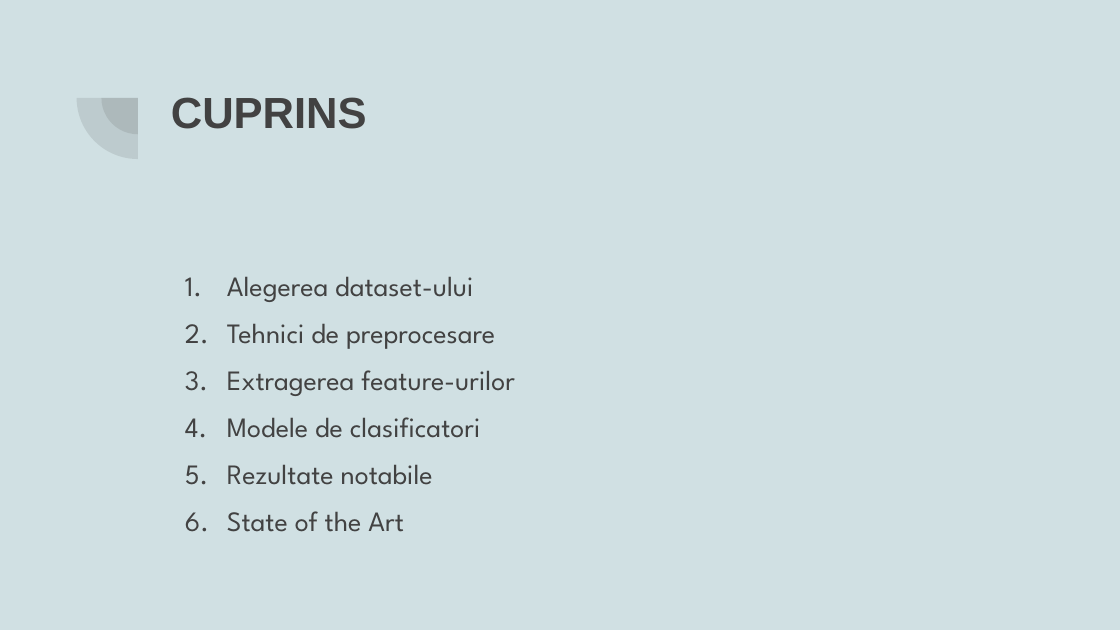
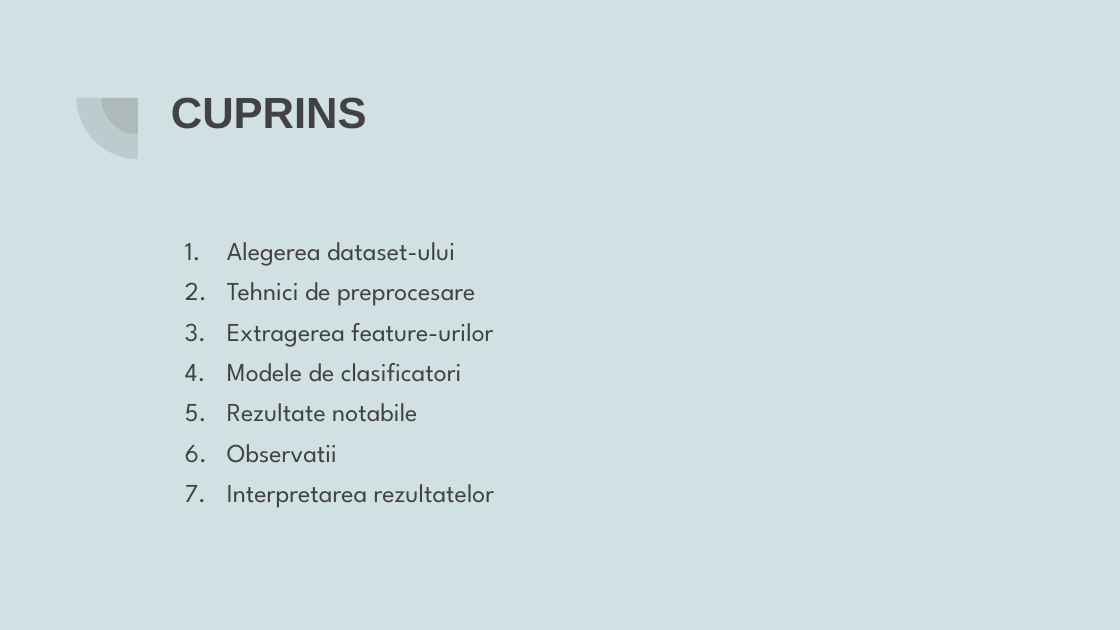
Before and after one commit to Cuciureanu-Dragos-Adrian/Foundations-of-NLP, a slide deck: slide 2 of Hate speech Analysis.pptx. Drawn at 1120x630 pixels with LibreOffice and Linux fonts; fonts in the diff are those of the drawing. Boxes give left, top, right and bottom in pixels: in the first picture for what was removed or moved away, otherwise in the second. Text is boxed around its words. In the diff, an @@ line names an element or a change of style, - is before the commit and + after.

```diff
--- a/Hate speech Analysis.pptx
+++ b/Hate speech Analysis.pptx
@@ text "Alegerea dataset-ului": place and size @@
-text "Alegerea dataset-ului" at [227,276,515,532]
+text "Alegerea dataset-ului" at [227,242,495,508]
@@ text at [227,242,493,422]: size 18 to 16.6 pt in "Alegerea dataset-ului", "Tehnici de preprocesare", "Extragerea feature-urilor", "Modele de clasificatori" and 1 more places; line spacing 1.4 to 1.3 @@
@@ text at [227,444,495,508]: text changed; size 18 to 16.6 pt @@
-6. State of the Art
+6. Observatii
+7. Interpretarea rezultatelor
```
Also in this commit, not shown: 6 other slides changed, 1 slide added, 2 other files.
